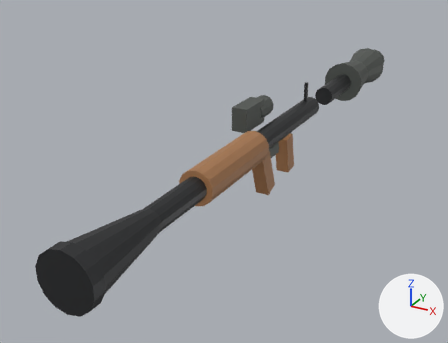
Two versions of the glTF model assets/models/war/rpg.glb, one commit apart.
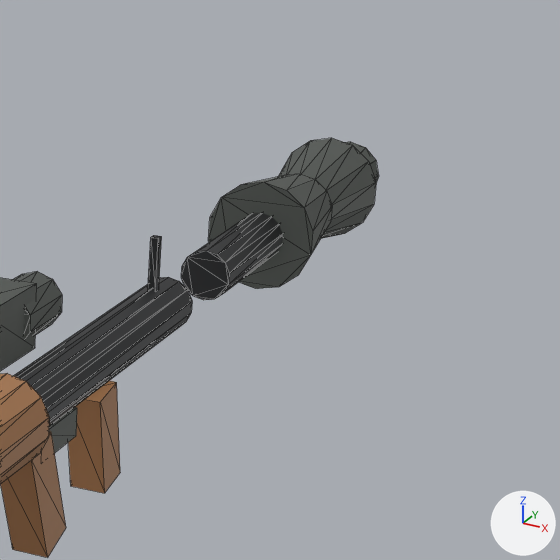
Old and new are each drawn whole from a camera (50 mm lens) standing at (0.45, -0.468, 0.403) and looking at (-0.121, 0.57, -0.116) and again close up on the part from 56% to 100% of the width and 0% to 57% of the height. The axes (+X, +Y, +Z) are drawn at lower right. The lights are the same throughout. The older version's two pictures come first. The close-ups show mesh edges as thin lines. Vertices at exactly the same position are counted once.

Objects in the first close-up: 'rpg'.
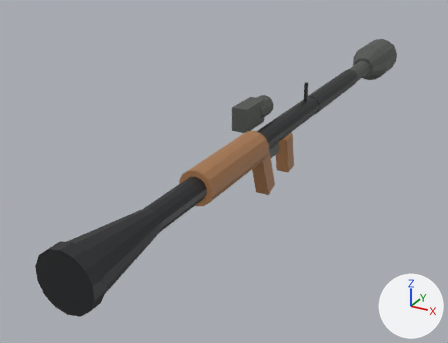
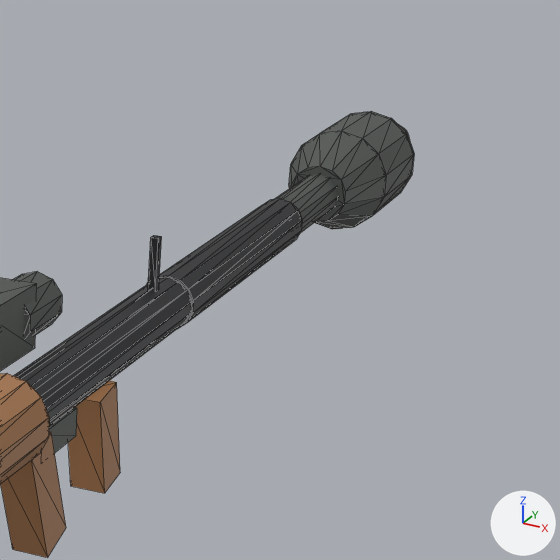
Commit message: The RPG's round was floating in front of its tube

Boxes (x1, y1, x2, y2) around the edits, measured in the close-ups (560 x 560 px; the box of a moved part takes in the faces that stretch with it):
'rpg', reshaped: before (0, 138, 379, 558); after (0, 111, 414, 558)
part 1 of me_cylinder_002, moved or reshaped: before (181, 138, 368, 300); after (147, 111, 407, 328)

Patch to the scene script:
```diff
--- a/assets/models/war/rpg.glb.py
+++ b/assets/models/war/rpg.glb.py
@@ me_cylinder_002 @@
 # used by ob_rpg; location = (0.0, 0.0, 0.0)
-me_cylinder_002.from_pydata(...)  # 280 vertices, 504 faces; spans x -0.061..0.045, y -0.03..1.195, z -0.11..0.058
+me_cylinder_002.from_pydata(...)  # 308 vertices, 556 faces; spans x -0.061..0.046, y -0.03..1.385, z -0.11..0.058
+# me_cylinder_002 part 1
+# 11 vertices are removed from x -0.045..0.02, y 0.94..1.195, z -0.007..0.046
+# 64 faces are deleted
+# 5 vertices in x -0.016..0.016, y 0.95, z 0.012..0.02 move by (0.0, 0.04, 0.001)
+# 5 vertices in x -0.016..0.016, y 0.81, z 0.012..0.02 move by (0.0, -0.08, 0.001)
+# 5 vertices in x -0.016..0.016, y 0.95, z -0.02..-0.012 move by (0.0, 0.04, -0.001)
+# 5 vertices in x -0.016..0.016, y 0.81, z -0.02..-0.012 move by (0.0, -0.08, -0.001)
+# 77 vertices move from x -0.045..0.045, y 0.81..1.195, z -0.046..0.046 to x -0.046..0.046, y 0.73..1.26, z -0.047..0.047
+# 11 vertices are added at x -0.02..0.046, y 0.95..1.26, z 0.01..0.047
+# 64 new faces join them, mat_dark (dark grey #595d59)
+# other edits to the shape of me_cylinder_002 do not show in these pictures
 me_cylinder_002.materials.append(mat_wood)
```
